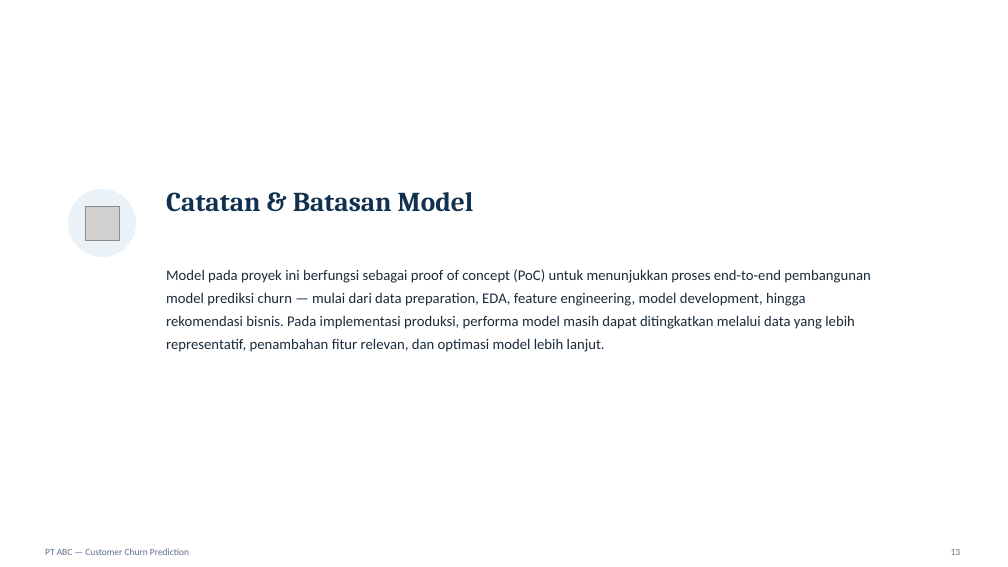
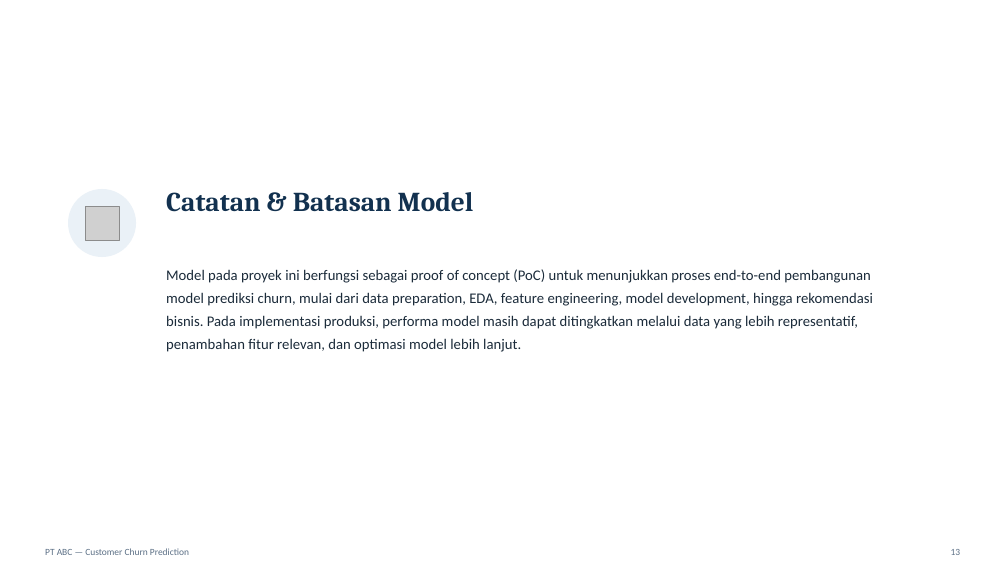
Before and after one commit to mieffarohi/customer-churn-prediction, a slide deck: slide 13 of Customer Churn Prediction - PT ABC.pptx. Drawn at 1008x567 pixels with LibreOffice and Linux fonts; fonts in the diff are those of the drawing; grey boxes stand for pictures. Boxes give left, top, right and bottom in pixels: in the first picture for what was removed or moved away, otherwise in the second. Text is boxed around its words. In the diff, an @@ line names an element or a change of style, - is before the commit and + after.

```diff
--- a/Customer Churn Prediction - PT ABC.pptx
+++ b/Customer Churn Prediction - PT ABC.pptx
@@ text at (166, 269, 873, 352): text changed @@
-Model pada proyek ini berfungsi sebagai proof of concept (PoC) untuk menunjukkan proses end-to-end pembangunan model prediksi churn — mulai dari data preparation, EDA, feature engineering, model development, hingga rekomendasi bisnis. Pada implementasi produksi, performa model masih dapat ditingkatkan melalui data yang lebih representatif, penambahan fitur relevan, dan optimasi model lebih lanjut.
+Model pada proyek ini berfungsi sebagai proof of concept (PoC) untuk menunjukkan proses end-to-end pembangunan model prediksi churn, mulai dari data preparation, EDA, feature engineering, model development, hingga rekomendasi bisnis. Pada implementasi produksi, performa model masih dapat ditingkatkan melalui data yang lebih representatif, penambahan fitur relevan, dan optimasi model lebih lanjut.
```
Also in this commit, not shown: 9 other slides changed.
